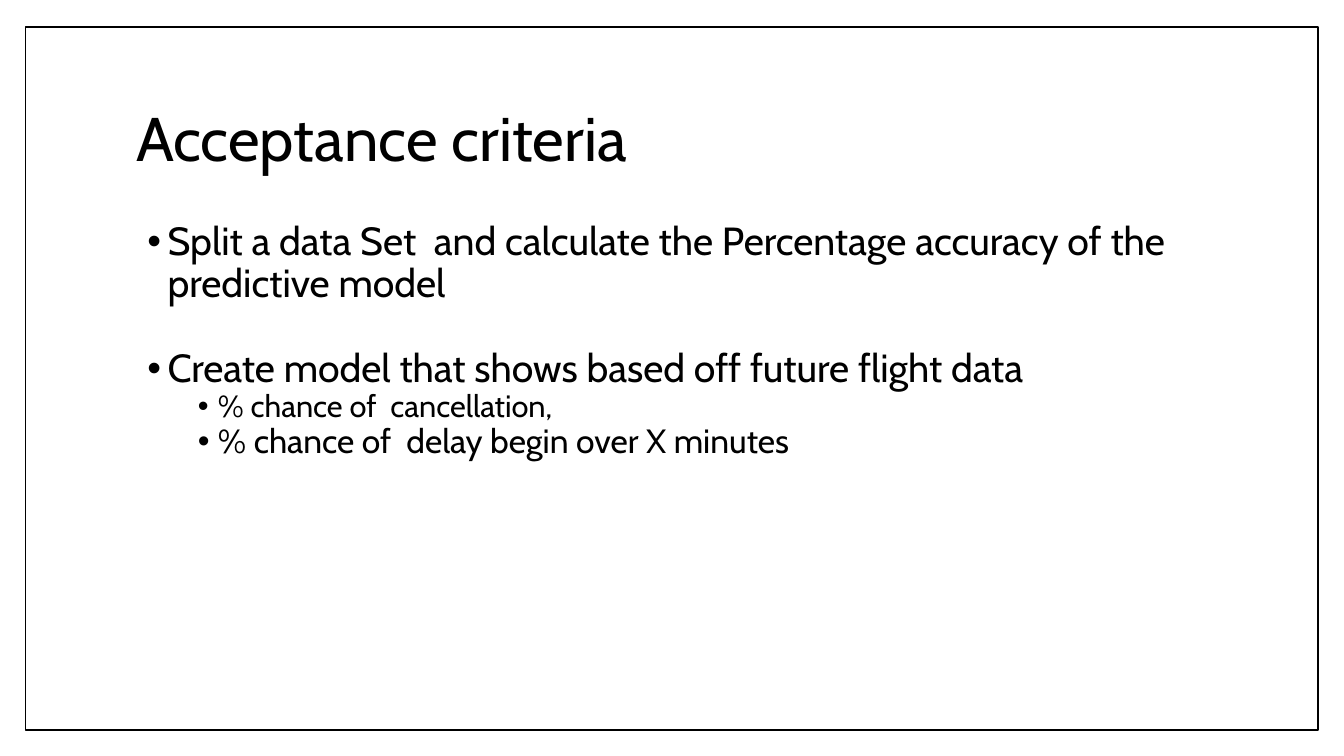
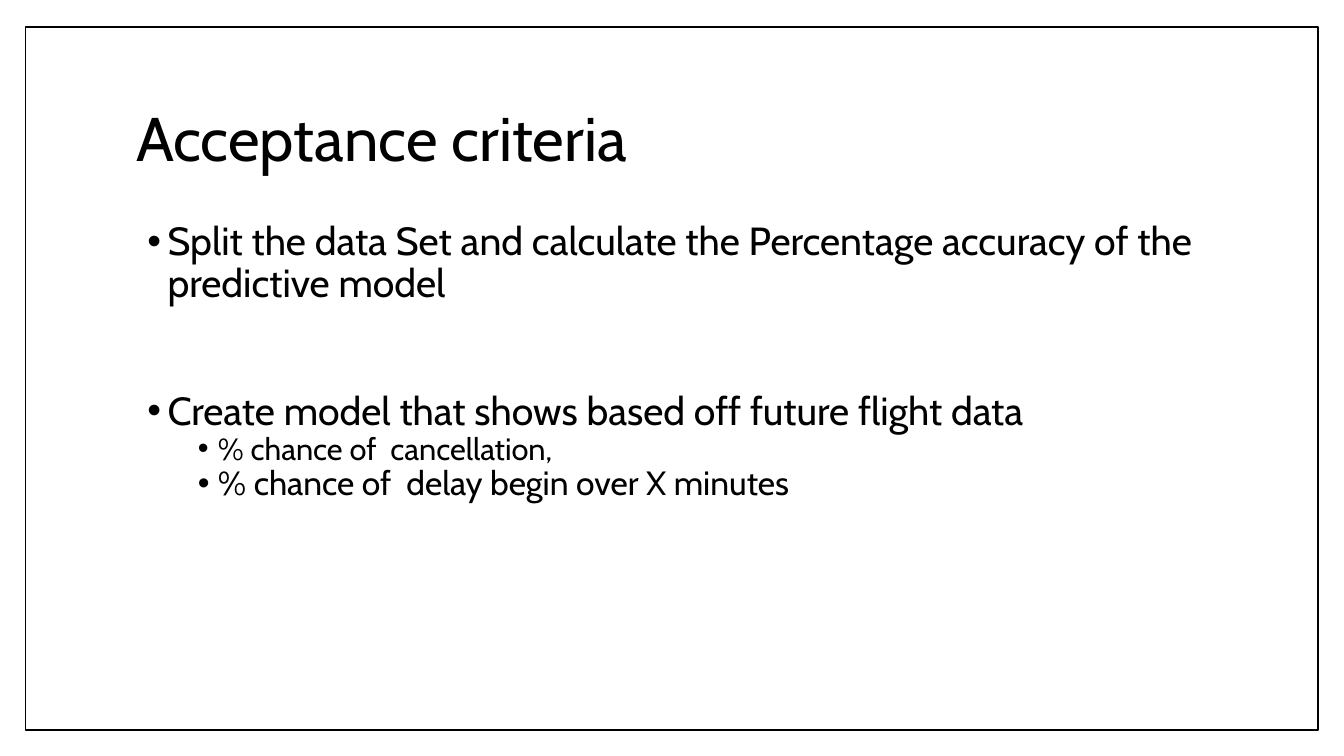
Before and after one commit to RoAjinkya/FlightDelay, a slide deck: slide 15 of docs/Final Presentation_FlightDelay.pptx. Drawn at 1344x756 pixels with LibreOffice and Linux fonts; fonts in the diff are those of the drawing. Boxes give left, top, right and bottom in pixels: in the first picture for what was removed or moved away, otherwise in the second. Text is boxed around its words. In the diff, an @@ line names an element or a change of style, - is before the commit and + after.

```diff
--- a/docs/Final Presentation_FlightDelay.pptx
+++ b/docs/Final Presentation_FlightDelay.pptx
@@ text at (168, 225, 1191, 307): text changed @@
-  • Split a data Set and calculate the Percentage accuracy of the predictive model
+  • Split the data Set and calculate the Percentage accuracy of the predictive model
```
Also in this commit, not shown: 7 other slides changed, 2 slides added, 2 slides removed.
